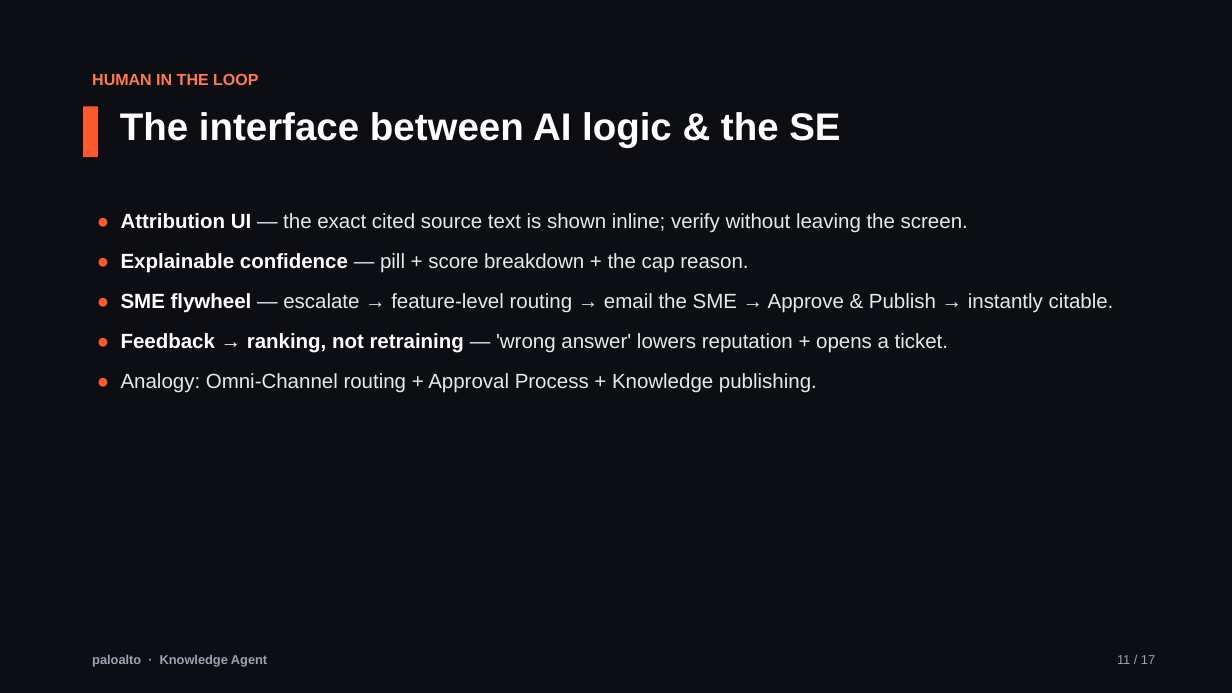
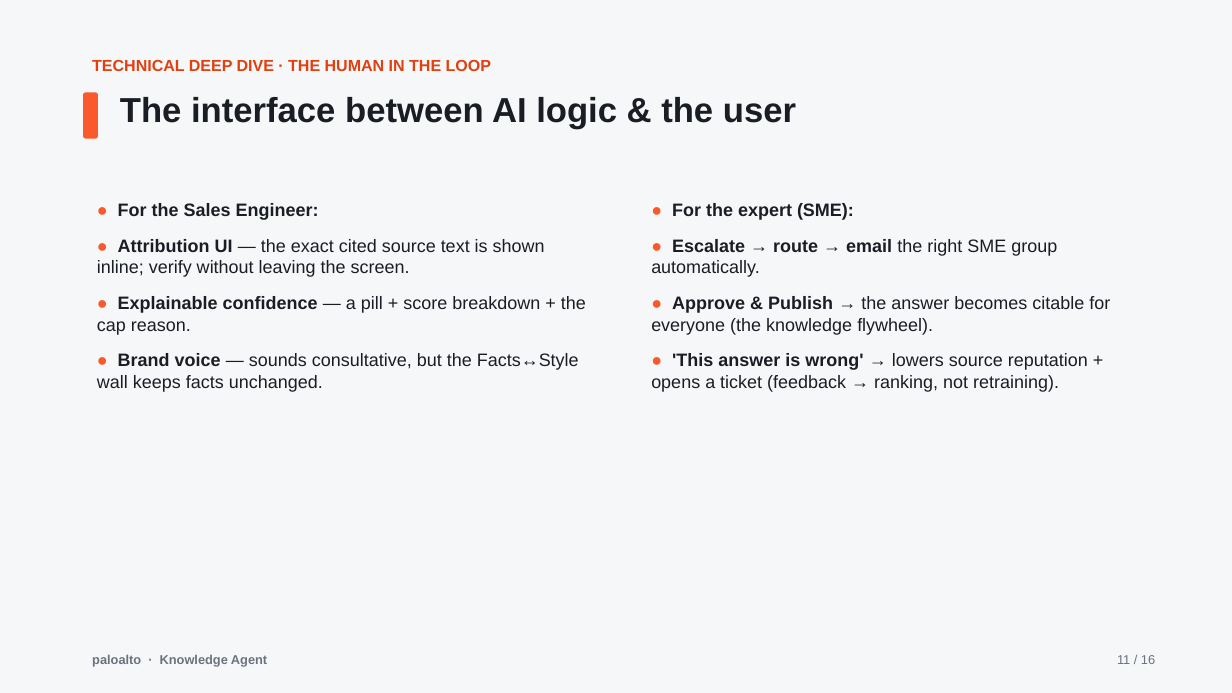
Before and after one commit to ashveej/PaloAltoknowledgeagent, a slide deck: slide 11 of presentation/Executive_Presentation.pptx. Drawn at 1232x693 pixels with LibreOffice and Linux fonts; fonts in the diff are those of the drawing. Boxes give left, top, right and bottom in pixels: in the first picture for what was removed or moved away, otherwise in the second. Text is boxed around its words. In the diff, an @@ line names an element or a change of style, - is before the commit and + after.

```diff
--- a/presentation/Executive_Presentation.pptx
+++ b/presentation/Executive_Presentation.pptx
@@ background #0C0E14 to #F6F7F9 @@
@@ text at (92, 59, 491, 71): text changed; text colour #FF7A4D to #E0410F @@
-HUMAN IN THE LOOP
+TECHNICAL DEEP DIVE · THE HUMAN IN THE LOOP
@@ rounded rectangle: place and size @@
-rounded rectangle at (83, 106, 98, 157)
+rounded rectangle at (83, 92, 98, 139)
@@ rounded rectangle at (83, 92, 98, 139): rectangle to rounded rectangle @@
@@ text at (120, 97, 796, 129): text changed; size 30 to 27 pt; text colour #FFFFFF to #1A1D24 @@
-The interface between AI logic & the SE
+The interface between AI logic & the user
@@ text "● For the Sales Engineer:": place and size @@
-text "● For the Sales Engineer:" at (121, 213, 1114, 393)
+text "● For the Sales Engineer:" at (97, 203, 586, 392)
@@ text at (118, 203, 319, 220): paragraph added @@
+● For the Sales Engineer:
@@ text added at (651, 203, 1110, 392), 14 pt, text #1A1D24 @@
+● For the expert (SME):
+● Escalate → route → email the right SME group automatically.
+● Approve & Publish → the answer becomes citable for everyone (the knowledge flywheel).
+● 'This answer is wrong' → lowers source reputation + opens a ticket (feedback → ranking, not retraining).
@@ text at (97, 239, 545, 277): size 16 to 14 pt in "● Attribution UI — the exact cited ..."; text colour #FFFFFF to #1A1D24 in "Attribution UI"; text colour #E6E8EC to #1A1D24 in "— the exact cited source text is ..."; less space between paragraphs @@
@@ text at (97, 296, 586, 392): text changed; size 16 to 14 pt; text colour #E6E8EC to #1A1D24 @@
-● Explainable confidence — pill + score breakdown + the cap reason.
-● SME flywheel — escalate → feature-level routing → email the SME → Approve & Publish → instantly citable.
-● Feedback → ranking, not retraining — 'wrong answer' lowers reputation + opens a ticket.
-● Analogy: Omni-Channel routing + Approval Process + Knowledge publishing.
+● Explainable confidence — a pill + score breakdown + the cap reason.
+● Brand voice — sounds consultative, but the Facts↔Style wall keeps facts unchanged.
@@ text "paloalto · Knowledge Agent" at (92, 654, 267, 667): text colour #9AA3B2 to #6B7280 @@
@@ text at (1117, 655, 1155, 664): text changed; text colour #9AA3B2 to #6B7280 @@
-11 / 17
+11 / 16
```
Also in this commit, not shown: 7 other slides changed, 8 slides added, 9 slides removed, 6 other files.
